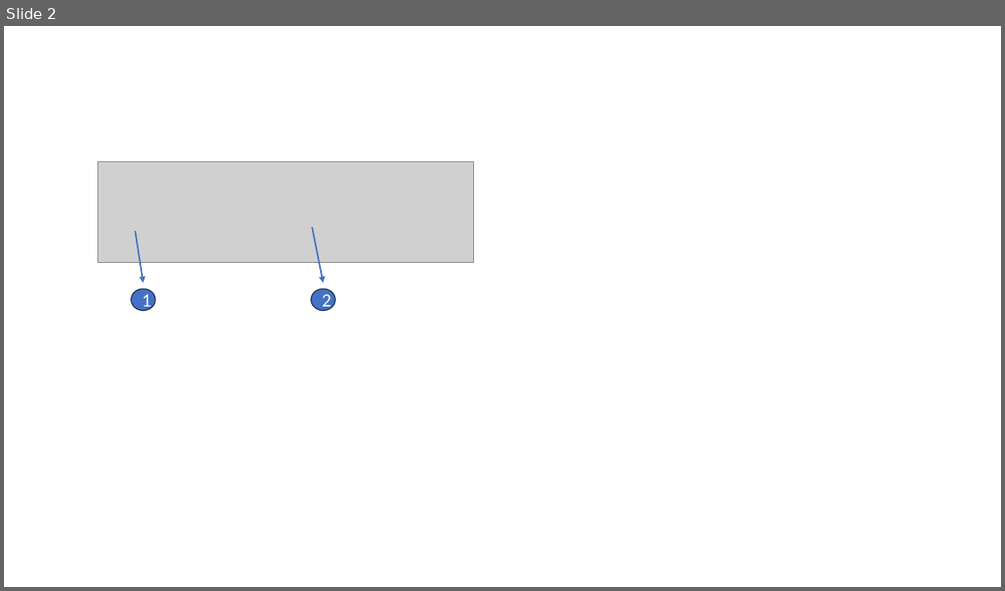
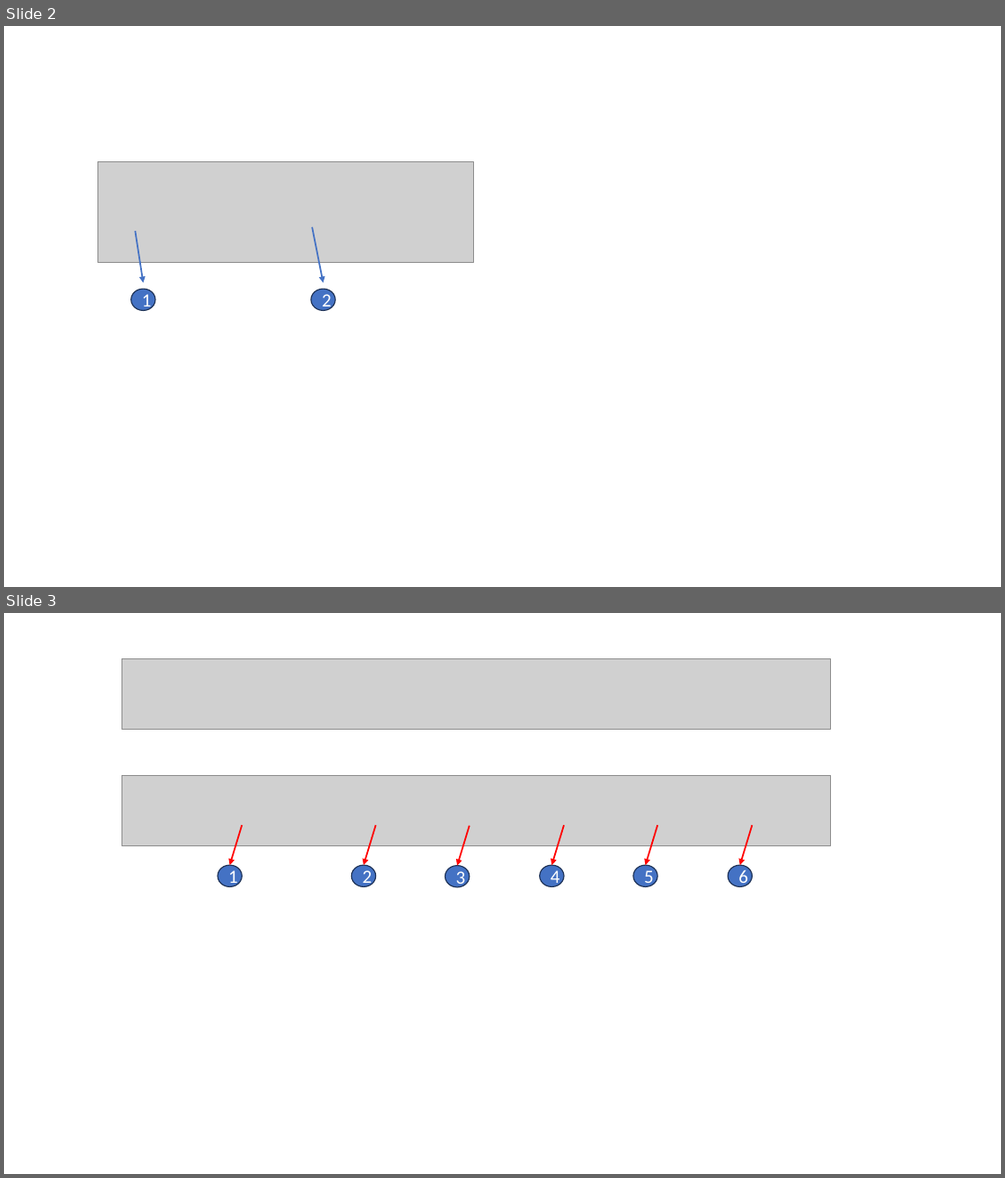
Before and after one commit to Rogreis/UbStudyHelpMAUI, a slide deck: help/images/ImagesForAmadonHelp.pptx. Shown one above the other, each under a label of ours: slide 2 before the commit, slides 2 and 3 after it. The pictures are 1005x591 and 1005x1178 pixels, drawn with LibreOffice and Linux fonts; fonts in the diff are those of the drawing; grey boxes stand for pictures. Boxes give left, top, right and bottom in pixels: in the first picture for what was removed or moved away, otherwise in the second. Text is boxed around its words. In the diff, an @@ line names an element or a change of style, - is before the commit and + after.

```diff
--- a/help/images/ImagesForAmadonHelp.pptx
+++ b/help/images/ImagesForAmadonHelp.pptx
@@ slide 3 added at (4, 613, 1001, 1174), background #FFFFFF @@
@@ picture added at (122, 658, 831, 729) @@
@@ picture added at (122, 775, 831, 845) @@
@@ arrow added from (242, 826) to (230, 865), #FF0000 1.5 pt @@
@@ arrow added from (376, 826) to (364, 865), #FF0000 1.5 pt @@
@@ arrow added from (469, 826) to (457, 866), #FF0000 1.5 pt @@
@@ arrow added from (564, 826) to (552, 865), #FF0000 1.5 pt @@
@@ arrow added from (657, 826) to (646, 865), #FF0000 1.5 pt @@
@@ arrow added from (752, 826) to (740, 865), #FF0000 1.5 pt @@
@@ ellipse added at (218, 865, 242, 887), fill #4472C4, outline #1E3256 1 pt, 18 pt, text #FFFFFF @@
+1
@@ ellipse added at (352, 865, 376, 887), fill #4472C4, outline #1E3256 1 pt, 18 pt, text #FFFFFF @@
+2
@@ ellipse added at (445, 866, 469, 887), fill #4472C4, outline #1E3256 1 pt, 18 pt, text #FFFFFF @@
+3
@@ ellipse added at (540, 865, 563, 887), fill #4472C4, outline #1E3256 1 pt, 18 pt, text #FFFFFF @@
+4
@@ ellipse added at (633, 865, 657, 887), fill #4472C4, outline #1E3256 1 pt, 18 pt, text #FFFFFF @@
+5
@@ ellipse added at (728, 865, 752, 887), fill #4472C4, outline #1E3256 1 pt, 18 pt, text #FFFFFF @@
+6
```
Also in this commit, not shown: 1 other slide added, 2 other files.
